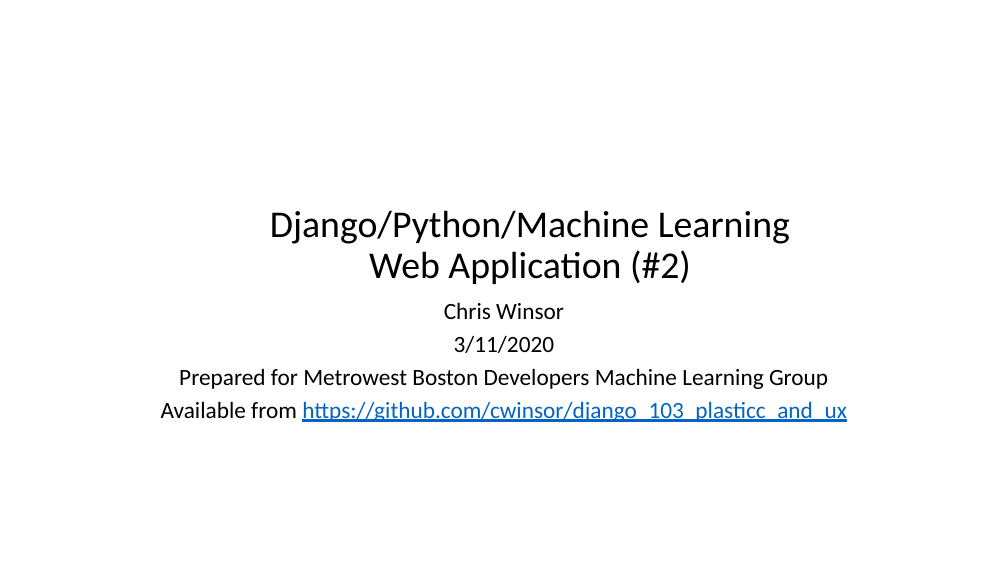
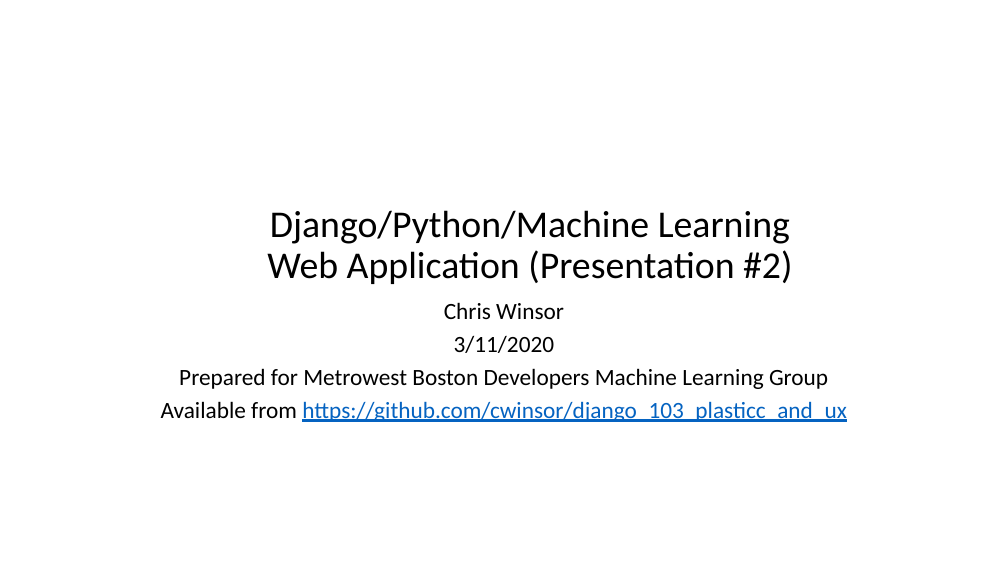
Before and after one commit to cwinsor/django_103_plasticc_and_ux, a slide deck: slide 1 of presentation.pptx. Drawn at 1008x567 pixels with LibreOffice and Linux fonts; fonts in the diff are those of the drawing. Boxes give left, top, right and bottom in pixels: in the first picture for what was removed or moved away, otherwise in the second. Text is boxed around its words. In the diff, an @@ line names an element or a change of style, - is before the commit and + after.

```diff
--- a/presentation.pptx
+++ b/presentation.pptx
@@ title at [267,210,792,284]: text changed @@
-Django/Python/Machine Learning
-Web Application (#2)
+Django/Python/Machine Learning
+Web Application (Presentation #2)
```
Also in this commit, not shown: 3 other slides changed, 3 slides added, 17 other files.
